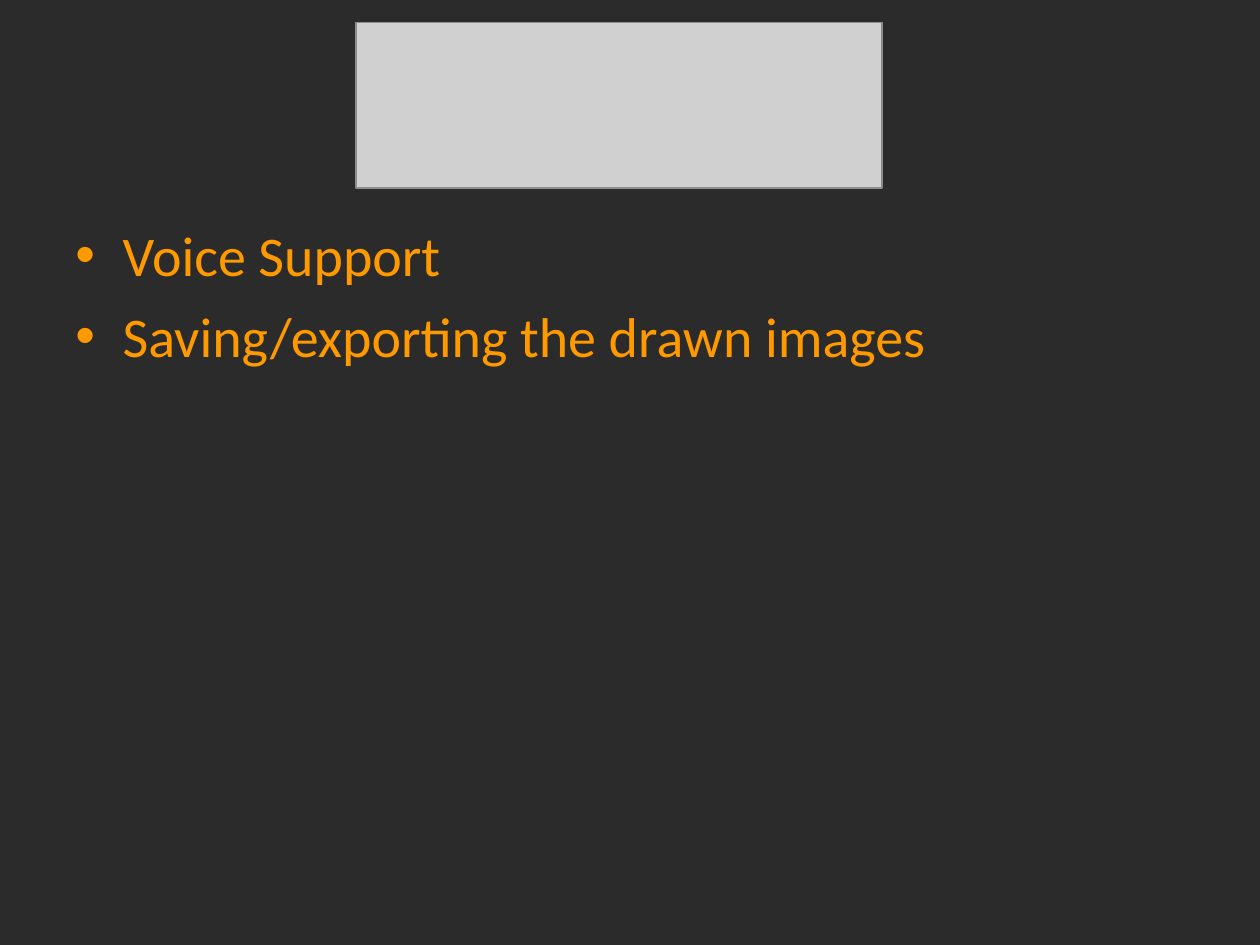
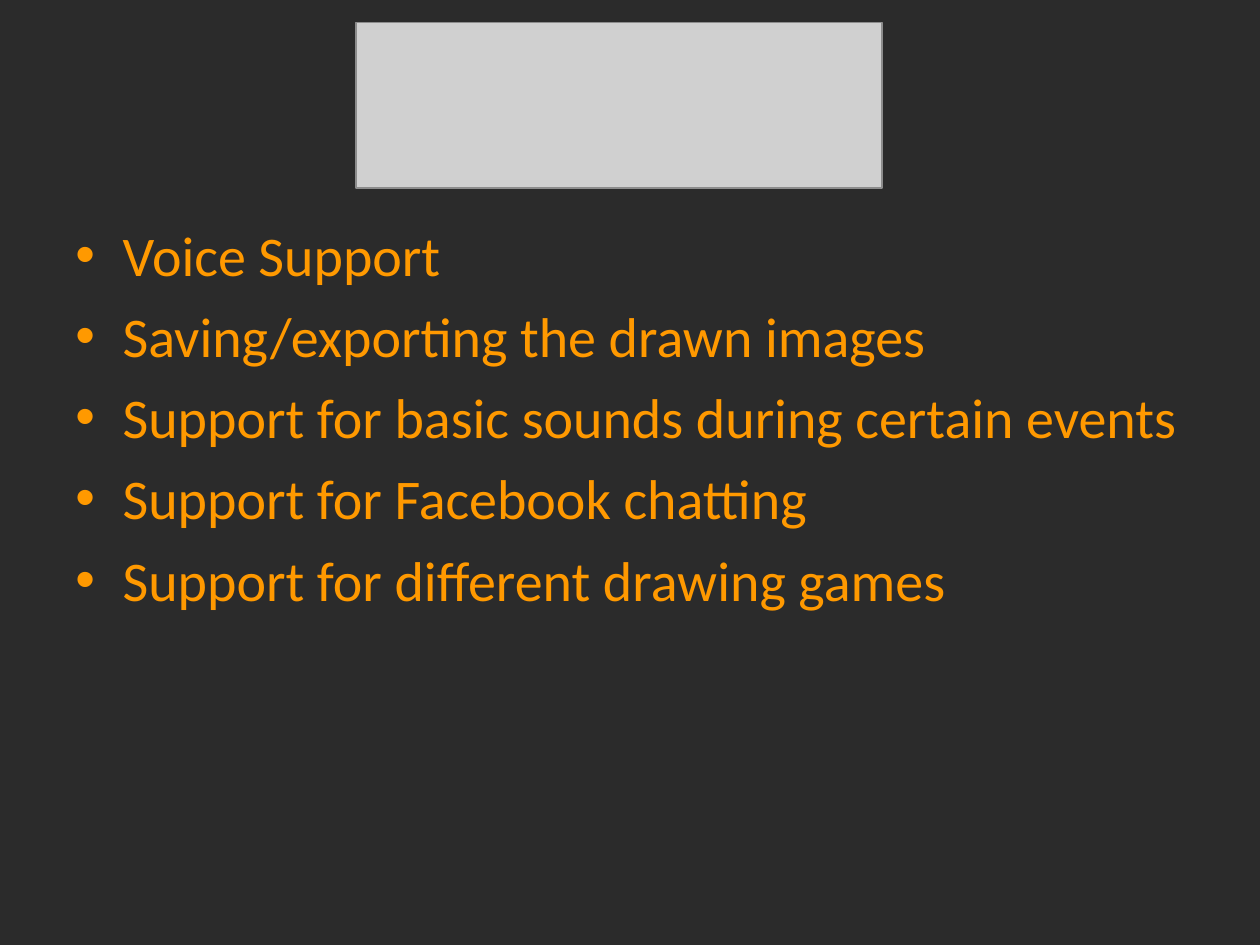
Before and after one commit to charlesmadere/Jiminy-Cricket, a slide deck: slide 4 of documents/Prototype Presentation.ppt. Drawn at 1260x945 pixels with LibreOffice and Linux fonts; fonts in the diff are those of the drawing; grey boxes stand for pictures; background and template pictures are left out; a plain dark background stands for a picture behind light text. Boxes give left, top, right and bottom in pixels: in the first picture for what was removed or moved away, otherwise in the second. Text is boxed around its words. In the diff, an @@ line names an element or a change of style, - is before the commit and + after.

```diff
--- a/documents/Prototype Presentation.ppt
+++ b/documents/Prototype Presentation.ppt
@@ text at [123, 399, 1176, 611]: paragraphs added @@
+• Support for basic sounds during certain events
+• Support for Facebook chatting
+• Support for different drawing games
```
Also in this commit, not shown: 1 other slide changed, 7 other files.
